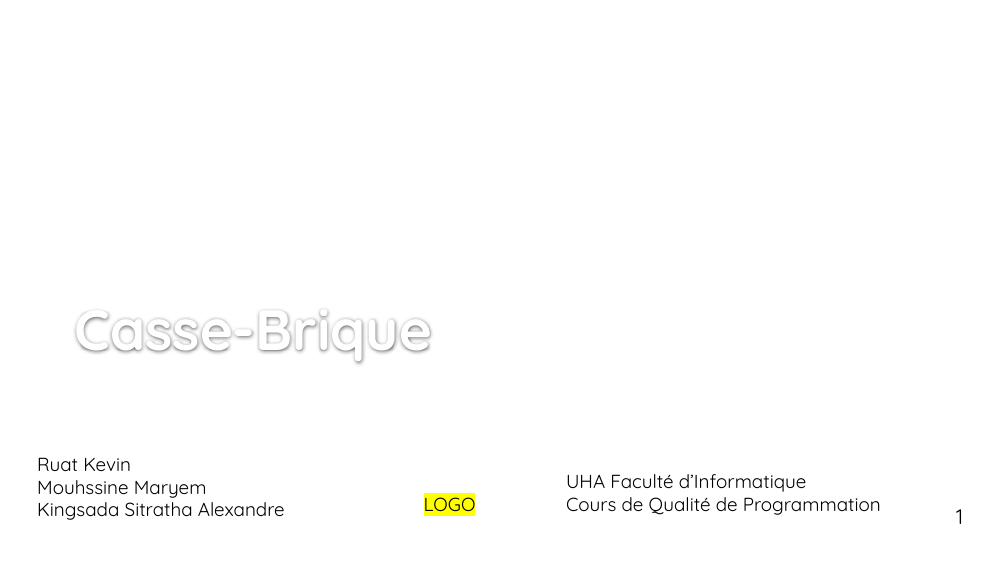
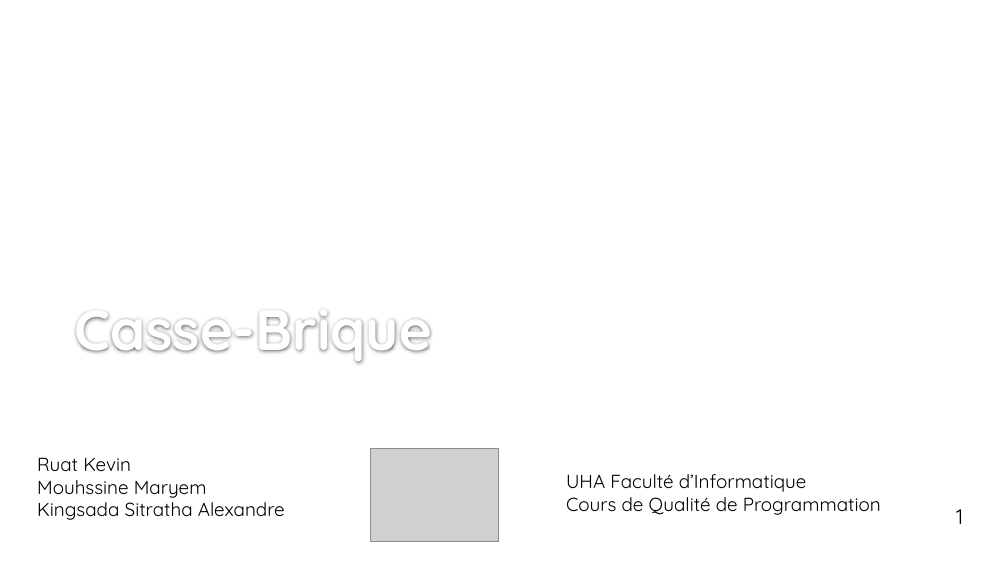
Before and after one commit to Skabran/Casse-Brique-Projet, a slide deck: slide 1 of Presentation_casse_brique.pptx. Drawn at 1008x567 pixels with LibreOffice and Linux fonts; fonts in the diff are those of the drawing; grey boxes stand for pictures; background and template pictures are left out. Boxes give left, top, right and bottom in pixels: in the first picture for what was removed or moved away, otherwise in the second. Text is boxed around its words. In the diff, an @@ line names an element or a change of style, - is before the commit and + after.

Commit message:
V2.1

```diff
--- a/Presentation_casse_brique.pptx
+++ b/Presentation_casse_brique.pptx
@@ picture added at bbox=[371, 449, 499, 542] @@
@@ text removed at bbox=[424, 491, 476, 517] @@
-LOGO
```
